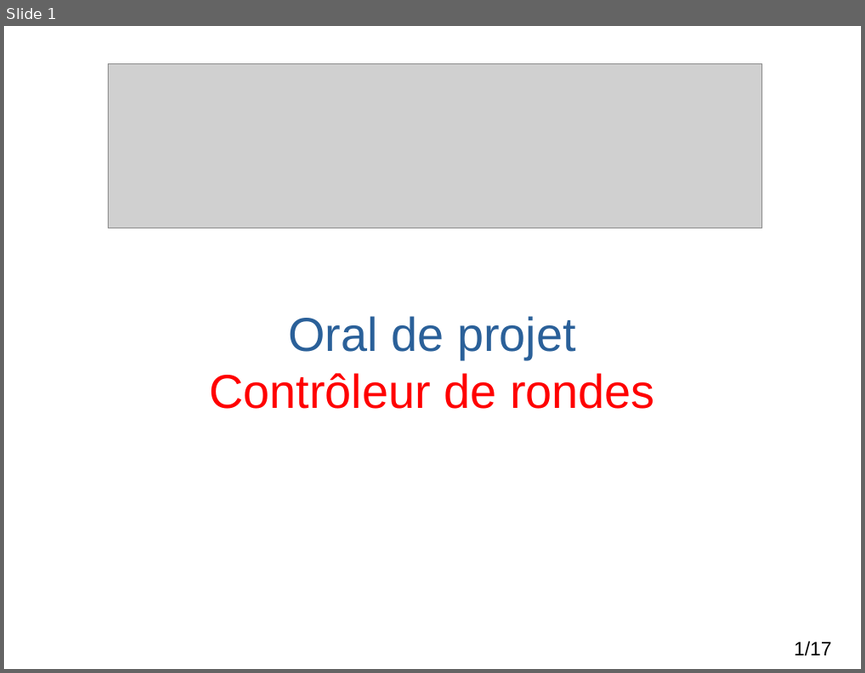
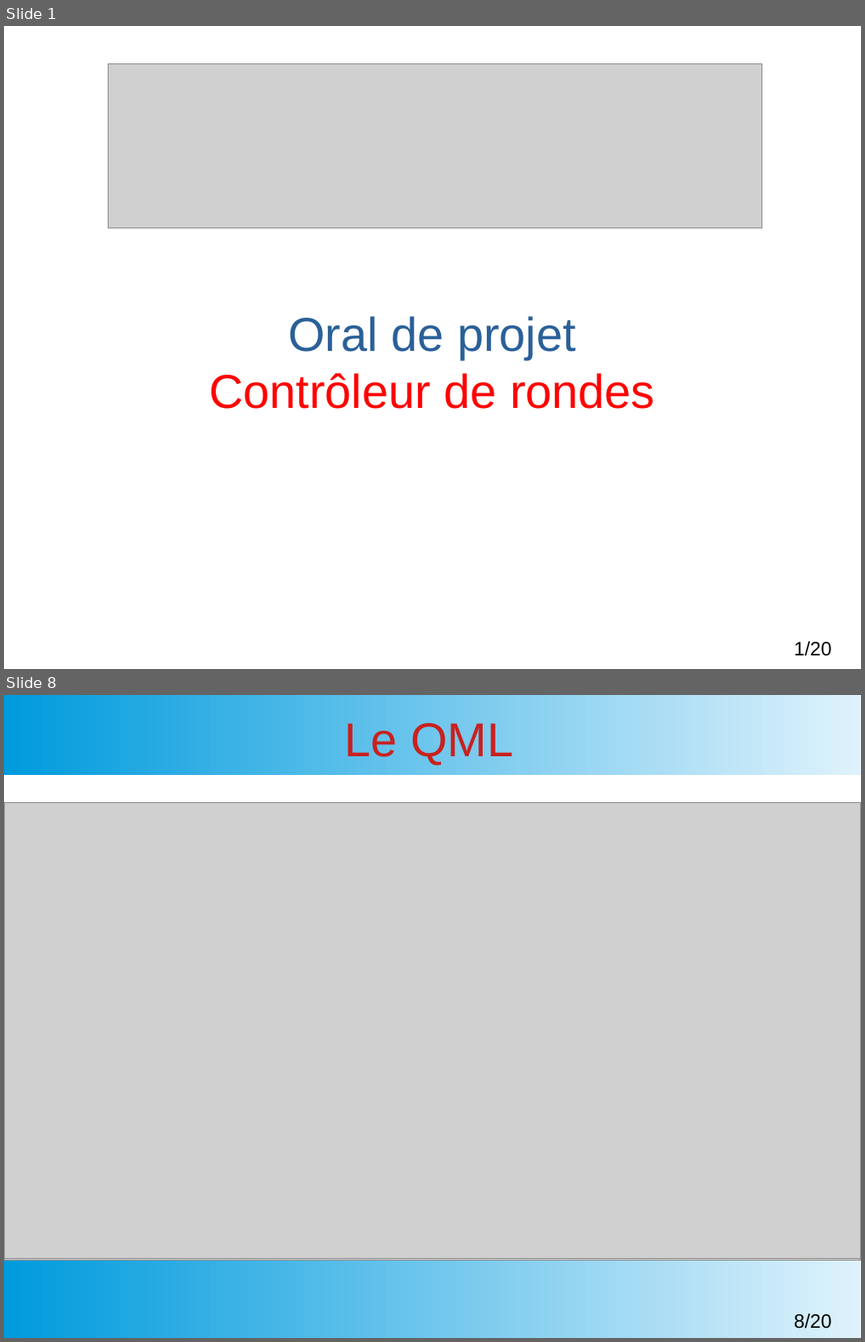
Before and after one commit to msoulard/ControleurDeRondes, a slide deck: Diapos/DiapoRevueFinal.odp. Shown one above the other, each under a label of ours: slide 1 before the commit, slides 1 and 8 after it; the slides between them are not shown. The pictures are 865x673 and 865x1342 pixels, drawn with LibreOffice and Linux fonts; fonts in the diff are those of the drawing; grey boxes stand for pictures; background and template pictures are left out. Boxes give left, top, right and bottom in pixels: in the first picture for what was removed or moved away, otherwise in the second. Text is boxed around its words. In the diff, an @@ line names an element or a change of style, - is before the commit and + after.

```diff
--- a/Diapos/DiapoRevueFinal.odp
+++ b/Diapos/DiapoRevueFinal.odp
@@ slide 8 added at <box>4,695,861,1338</box>, background #FFFFFF @@
@@ rectangle added at <box>4,695,861,775</box>, fill gradient #DFF2FC to #009BDD @@
@@ title added at <box>345,723,514,765</box>, 44 pt, text #C9211E @@
+Le QML
@@ picture added at <box>4,802,861,1259</box> @@
@@ picture added at <box>4,802,861,1259</box> @@
@@ rectangle added at <box>4,1258,861,1338</box>, fill gradient #DFF2FC to #009BDD @@
@@ page number added at <box>794,1313,831,1328</box>, 18 pt, text #000000 @@
+8/20
@@ page number at <box>794,641,831,656</box>: text changed @@
-1/17
+1/20
```
Also in this commit, not shown: 8 slides changed, 3 other slides added, 1 slide removed, 53 other files.
